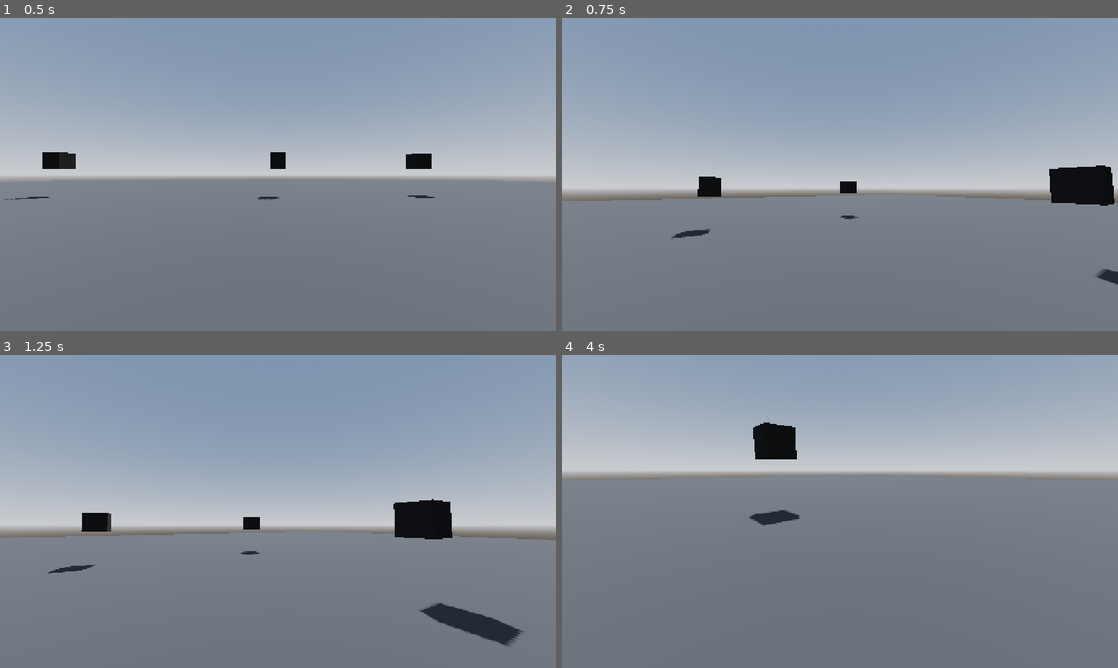
Above: before the commit, frames 1-4 (two rows, left to right).
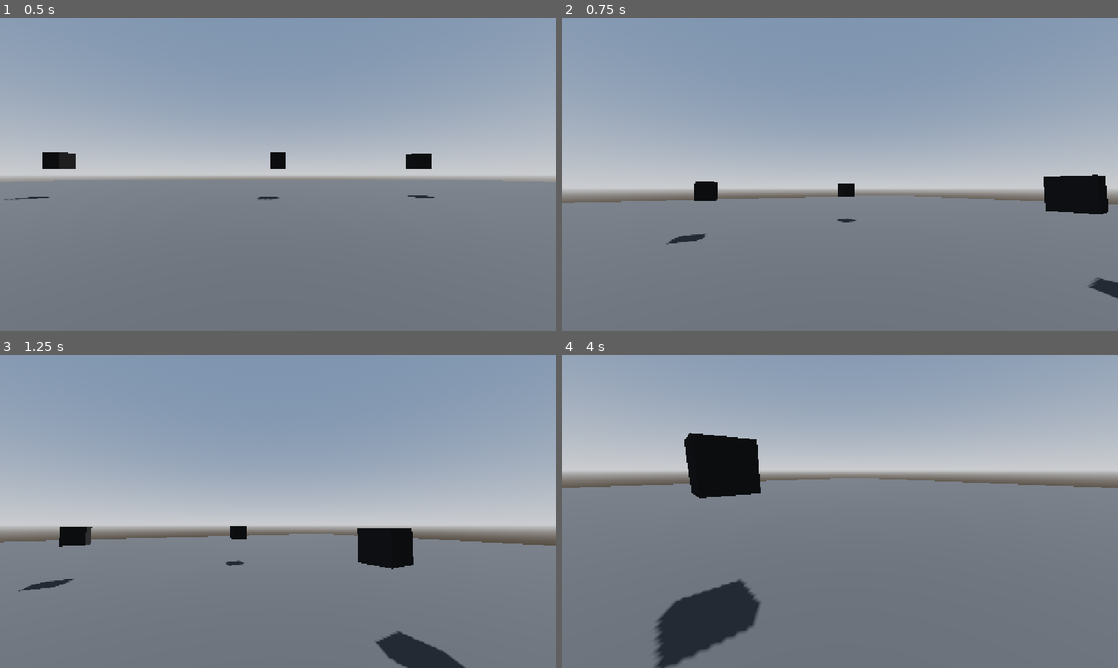
Above: after the commit, the same moments.

Repository: qrdean/patchnotesjam1.1
Game: Godot game, scene res://levels/world_debug.tscn
The game is run twice, just before and just after one commit, with the same random seed, the same clock (stepped at 60 frames per second) and the same inputs.
Inputs (mouse positions are in pixels of both pictures, inside the frame that each line leads up to):
- Up to frame 1 (0.5 s): no input
- Up to frame 2 (0.75 s): tap Enter (ui_accept) at 0.5 s; move the mouse to (962, 158) at 0.52 s; hold F (right) from 0.53 s (still down); hold P (p) from 0.53 s (still down); click (962, 158) at 0.67 s
- Up to frame 3 (1.25 s): keep holding F (right); keep holding P (p); tap Enter (ui_accept) at 0.77 s
- Up to frame 4 (4 s): move the mouse to (812, 511) at 1.27 s; release F (right) at 1.28 s; release P (p) at 1.28 s; hold E (forward) 1.28-2.03 s; tap P (p) at 1.35, 2.85 s; tap Enter (ui_accept) at 1.52, 3.02, 3.77 s; move the mouse to (895, 442) at 2.02 s; hold F (right) 2.03-2.78 s; hold P (p) 2.03-2.78 s; move the mouse to (834, 517) at 2.77 s; hold E (forward) 2.78-3.53 s; move the mouse to (1006, 558) at 3.52 s; hold S (left) from 3.53 s (still down); hold P (p) from 3.53 s (still down)

Frame 1 is identical in both runs. In frame 2, 1.9% of the frame differs, in the area x 0-100%, y 47-90%; in frame 3, 6.3%; in frame 4, 8.1%, in the area x 0-100%, y 21-100%.

Commit message:
add things

Diff:
--- /dev/null
+++ b/UI/context_component.gd
@@ -0,0 +1,21 @@
+extends CenterContainer
+
+@export var default_icon: TextureRect
+
+@export var icon: TextureRect
+@export var context: Label
+
+
+func _ready() -> void:
+	reset()
+
+func reset() -> void:
+	icon.texture = null
+	context.text = ""
+
+func update(text, image = default_icon, override = false) -> void:
+	context.text = text
+	if override:
+		icon.texture = image
+	else:
+		icon = default_icon
--- /dev/null
+++ b/autoload/MessageBus.gd
@@ -0,0 +1,7 @@
+extends Node
+@warning_ignore_start("unused_signal")
+
+signal interaction_focused
+signal interaction_unfocused
+
+@warning_ignore_restore("unused_signal")
--- /dev/null
+++ b/components/context_component.gd
@@ -0,0 +1,26 @@
+class_name ContextComponent
+extends CenterContainer
+
+@export var icon: TextureRect
+@export var context: Label
+@export var default_icon: Texture2D = null
+
+func _ready() -> void:
+	if !get_parent().get_parent().current_test:
+		self.hide()
+		return
+	# GameManager.ui_context = self
+	# MessageBus.interaction_focused.connect(update)
+	# MessageBus.interaction_unfocused.connect(reset)
+	reset()
+
+func reset() -> void:
+	icon.texture = null
+	context.text = ""
+
+func update(text, image = default_icon, override = false) -> void:
+	context.text = text
+	if override:
+		icon.texture = image
+	else:
+		icon.texture = default_icon
--- /dev/null
+++ b/components/interaction_component.gd
@@ -0,0 +1,89 @@
+class_name InteractionComponent
+extends Node
+
+signal player_interacted(object, player)
+
+@export var context: String = ""
+@export var override_icon: bool = false
+@export var new_icon: Texture2D = null
+
+var disabled := false
+var mesh
+var parent
+# var highlight_material = preload("res://assets/Materials/interactable_highlight.tres")
+# var fxLib: AudioLib = preload("res://resources/audio_lib.tres")
+# var audioInstance2D = preload("res://resources/Audio2d.tscn")
+
+# var interact_fx: Audio2d = null
+@export var highlight_material: Material
+var interact_fx
+
+const FOCUSED_SIGNAL = "focused"
+const UNFOCUSED_SIGNAL = "unfocused"
+const INTERACTED_SIGNAL = "interacted"
+
+func _ready() -> void:
+	parent = get_parent()
+	connect_parent()
+	set_default_mesh()
+	setup_children()
+
+func in_range() -> void:
+	if disabled:
+		return
+	if mesh:
+		mesh.material_overlay = highlight_material
+	MessageBus.interaction_focused.emit(context, new_icon, override_icon)
+
+func not_in_range() -> void:
+	if mesh:
+		mesh.material_overlay = null
+	MessageBus.interaction_unfocused.emit()
+
+func on_interact(interacter: Player) -> void:
+	if disabled:
+		return
+	if !interact_fx or !is_instance_valid(interact_fx):
+		play_interaction_fx()
+	player_interacted.emit(parent, interacter)
+
+func connect_parent() -> void:
+	parent.add_user_signal("focused")
+	parent.add_user_signal("unfocused")
+	parent.add_user_signal("interacted")
+
+	parent.connect("focused", Callable(self, "in_range"))
+	parent.connect("unfocused", Callable(self, "not_in_range"))
+	parent.connect("interacted", Callable(self, "on_interact"))
+
+func set_default_mesh() -> void:
+	if mesh:
+		pass
+	else:
+		for i in parent.get_children():
+			if i is CSGMesh3D or i is MeshInstance3D:
+				mesh = i
+
+func setup_children() -> void:
+	for i in get_children():
+		if i.has_signal("picked_up_item"):
+			i.connect("picked_up_item", Callable(self, "remove_object"))
+
+func remove_object(_resource: Resource) -> void:
+	not_in_range()
+	parent.remove_user_signal("focused")
+	parent.remove_user_signal("unfocused")
+	parent.remove_user_signal("interacted")
+	parent.queue_free()
+
+func remove_interaction(_resource: Resource) -> void:
+	not_in_range()
+	parent.remove_user_signal("focused")
+	parent.remove_user_signal("unfocused")
+	parent.remove_user_signal("interacted")
+
+func play_interaction_fx() -> void:
+	pass
+	# interact_fx = audioInstance2D.instantiate()
+	# get_tree().root.add_child(interact_fx)
+	# interact_fx.PlayInstance(fxLib.interaction_sound_struct)
--- a/objects/player/player.gd
+++ b/objects/player/player.gd
@@ -8,10 +8,15 @@
 @export var acceleration := 0.1
 @export var deceleration := 0.25
 
+@export var cross_hair_texture: TextureRect
+@export var interact_cast_distance: float
+
 @export var camera: Camera3D
 
-const BASE_SPEED = 6.0
-const JUMP_VELOCITY = 4.5
+var interact_cast_result
+
+const BASE_SPEED = 8.0
+const JUMP_VELOCITY = 5.5
 
 
 func _physics_process(delta: float) -> void:
@@ -62,3 +67,22 @@
 	camera.rotation.x -= event.screen_relative.y / 1000 * sensitivity
 	camera.rotation.x = clamp(camera.rotation.x, minPitch, maxPitch)
 	rotation.y = fmod(rotation.y, PI * 2)
+
+func interact_cast() -> void:
+	var space_state := camera.get_world_3d().direct_space_state
+	var cross_hair_center = cross_hair_texture.position + Vector2(16, 16)
+	var origin := camera.project_ray_origin(cross_hair_center)
+	var end = origin + camera.project_ray_normal(cross_hair_center) * interact_cast_distance
+	var query := PhysicsRayQueryParameters3D.create(origin, end)
+	query.collide_with_bodies = true
+	query.collide_with_areas = true
+	var result := space_state.intersect_ray(query)
+	var current_cast_result = result.get("collider")
+	if !is_instance_valid(interact_cast_result):
+		interact_cast_result = null
+	if current_cast_result != interact_cast_result:
+		if interact_cast_result and interact_cast_result.has_user_signal(InteractionComponent.UNFOCUSED_SIGNAL):
+			interact_cast_result.emit_signal(InteractionComponent.UNFOCUSED_SIGNAL)
+		interact_cast_result = current_cast_result
+		if interact_cast_result and interact_cast_result.has_user_signal(InteractionComponent.FOCUSED_SIGNAL):
+			interact_cast_result.emit_signal(InteractionComponent.FOCUSED_SIGNAL)
--- a/project.godot
+++ b/project.godot
@@ -14,6 +14,10 @@
 run/main_scene="uid://bf4ivh4fctgc2"
 config/features=PackedStringArray("4.5", "GL Compatibility")
 config/icon="res://icon.svg"
+
+[autoload]
+
+MessageBus="*res://autoload/MessageBus.gd"
 
 [display]
 
Not shown, added: UI/context_component.gd.uid
Not shown, added: autoload/MessageBus.gd.uid
Not shown, added: components/context_component.gd.uid
Not shown, added: components/interaction_component.gd.uid
